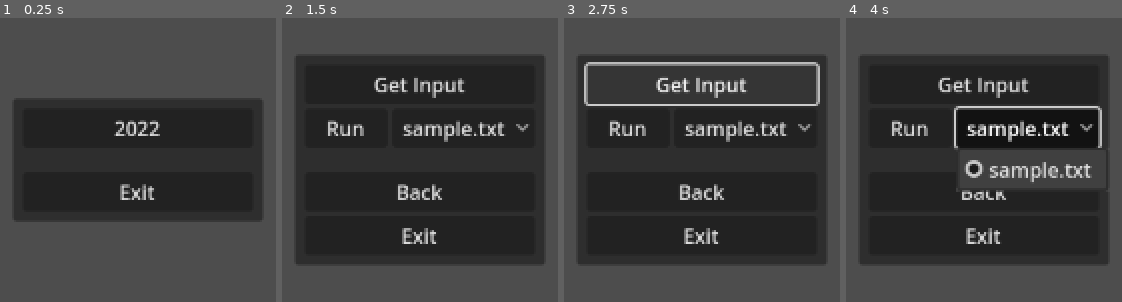
Above: before the commit, frames 1-4 (left to right).
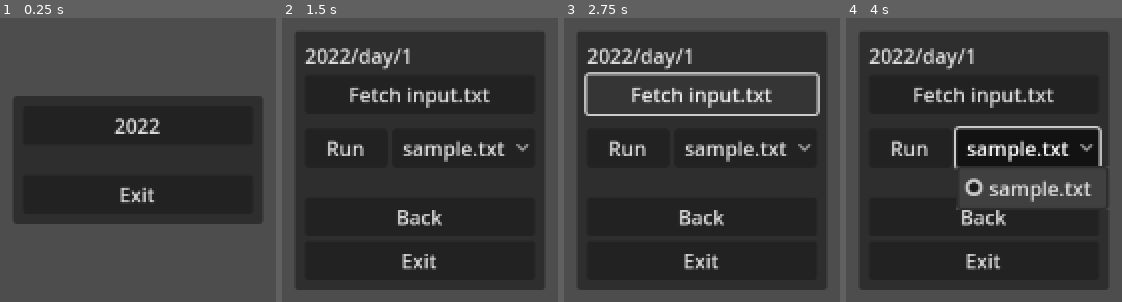
Above: after the commit, the same moments.

Repository: aranasaurus/advent-of-code-godot
Game: Godot game, scene res://common/main_menu.tscn
Same seed, same stepped clock (60 frames per second), same inputs: the game is played once before the commit and once after it.
Inputs:
- Up to frame 1 (0.25 s): no input
- Up to frame 2 (1.5 s): click "2022" at 0.5 s; click "1" at 1.25 s
- Up to frame 3 (2.75 s): click "Get Input" (after the commit: "Fetch input.txt") at 2 s
- Up to frame 4 (4 s): click "Run" at 2.75 s; click "sample.txt" at 3.5 s

The runs differ from the first frame. In frame 1, 2.4% of the frame differs, in the area x 5-95%, y 27-73%; in frame 2, 23%; in frame 3, 26%; in frame 4, 33%, in the area x 5-95%, y 4-96%.

Commit message:
Add a Link to the page and a Create Sample.txt button
The  Create Sample button makes a new file in the Day's directory called "sample.txt" with the contents of the clipboard.

Both the Create Sample and Fetch Input buttons hide themselves if their respective file already exists.

Diff:
--- a/common/main_menu.gd
+++ b/common/main_menu.gd
@@ -3,7 +3,11 @@
 
 @onready var navigation_buttons: VBoxContainer = %NavigationButtons
 @onready var back_button: Button = %BackButton
+
 @onready var day_buttons: VBoxContainer = %DayButtons
+@onready var link_button: LinkButton = %LinkButton
+@onready var create_sample_button: Button = %CreateSampleButton
+@onready var fetch_input_button: Button = %FetchInputButton
 @onready var input_choices: OptionButton = %InputChoices
 @onready var http_request: HTTPRequest = $HTTPRequest
 
@@ -56,6 +60,12 @@
 	day_buttons.visible = true
 	back_button.visible = true
 
+	link_button.uri = url_for_day_path(path)
+	link_button.text = path.replace(root_path, "").lstrip("/")
+
+	create_sample_button.visible = not FileAccess.file_exists(path + "/sample.txt")
+	fetch_input_button.visible = not FileAccess.file_exists(path + "/input.txt")
+
 	var files := DirAccess.get_files_at(path)
 	for file in files:
 		if file.get_extension() == "txt":
@@ -63,6 +73,7 @@
 
 func url_for_day_path(path: String = path_stack.front()) -> String:
 	return path.replace(root_path, "https://adventofcode.com")
+
 
 func _on_back_button_button_up() -> void:
 	navigate_back()
@@ -92,3 +103,10 @@
 		load_day(path_stack.front())
 	else:
 		print("Download failed: %d" % result)
+
+func _on_create_sample_button_button_up() -> void:
+	var file := FileAccess.open(path_stack.front() + "/sample.txt", FileAccess.WRITE)
+	file.store_string(DisplayServer.clipboard_get())
+	file.close()
+
+	load_day(path_stack.front())
--- a/common/main_menu.tscn
+++ b/common/main_menu.tscn
@@ -47,10 +47,27 @@
 visible = false
 layout_mode = 2
 
-[node name="GetInputButton" type="Button" parent="PanelContainer/MarginContainer/VBoxContainer/DayButtons"]
+[node name="LinkButton" type="LinkButton" parent="PanelContainer/MarginContainer/VBoxContainer/DayButtons"]
 unique_name_in_owner = true
 layout_mode = 2
-text = "Get Input"
+size_flags_vertical = 4
+text = "View Day Page"
+underline = 1
+
+[node name="CreateSampleButton" type="Button" parent="PanelContainer/MarginContainer/VBoxContainer/DayButtons"]
+unique_name_in_owner = true
+layout_mode = 2
+text = "Create sample.txt"
+
+[node name="FetchInputButton" type="Button" parent="PanelContainer/MarginContainer/VBoxContainer/DayButtons"]
+unique_name_in_owner = true
+layout_mode = 2
+text = "Fetch input.txt"
+
+[node name="Spacer" type="Control" parent="PanelContainer/MarginContainer/VBoxContainer/DayButtons"]
+custom_minimum_size = Vector2(0, 4)
+layout_mode = 2
+size_flags_vertical = 3
 
 [node name="RunContainer" type="HBoxContainer" parent="PanelContainer/MarginContainer/VBoxContainer/DayButtons"]
 layout_mode = 2
@@ -68,7 +85,7 @@
 size_flags_horizontal = 3
 
 [node name="Spacer" type="Control" parent="PanelContainer/MarginContainer/VBoxContainer"]
-custom_minimum_size = Vector2(0, 12)
+custom_minimum_size = Vector2(0, 16)
 layout_mode = 2
 size_flags_vertical = 3
 
@@ -84,6 +101,7 @@
 
 [node name="HTTPRequest" type="HTTPRequest" parent="."]
 
-[connection signal="button_up" from="PanelContainer/MarginContainer/VBoxContainer/DayButtons/GetInputButton" to="." method="_on_get_input_button_button_up"]
+[connection signal="button_up" from="PanelContainer/MarginContainer/VBoxContainer/DayButtons/CreateSampleButton" to="." method="_on_create_sample_button_button_up"]
+[connection signal="button_up" from="PanelContainer/MarginContainer/VBoxContainer/DayButtons/FetchInputButton" to="." method="_on_get_input_button_button_up"]
 [connection signal="button_up" from="PanelContainer/MarginContainer/VBoxContainer/BackButton" to="." method="_on_back_button_button_up"]
 [connection signal="request_completed" from="HTTPRequest" to="." method="_on_http_request_request_completed"]
Not shown, changed: entries/2022/day/1/sample.txt
